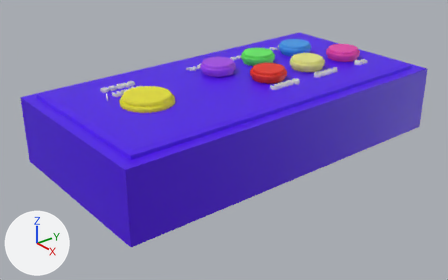
One commit to the Blender file untitled.blend: the scene before it, then after it.
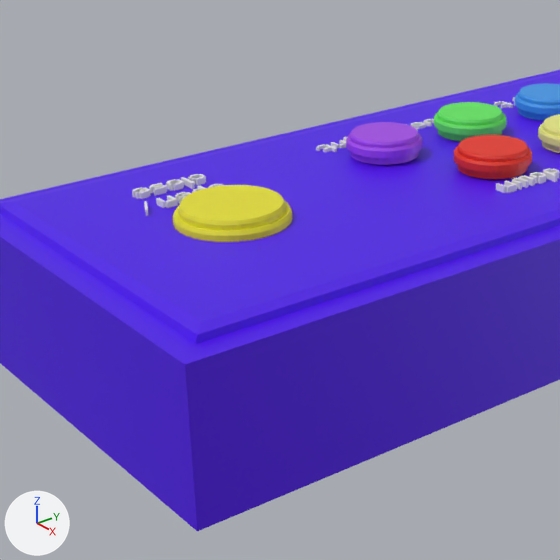
Each version appears first whole from a 50 mm camera at (0.506, -1.133, 0.774) aimed at (-0.824, -0.056, -0.012), and next in a close-up on the part from 9% to 67% of the width and 0% to 93% of the height. The lights are fixed; the arrows at lower left show +X, +Y and +Z.

In view in the first close-up: 'Text.001', 'Text.003', 'button options.001', 'button options.003', 'button options.004', 'button options.005', 'button options.006', 'help base'.
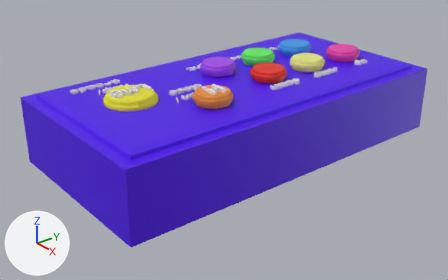
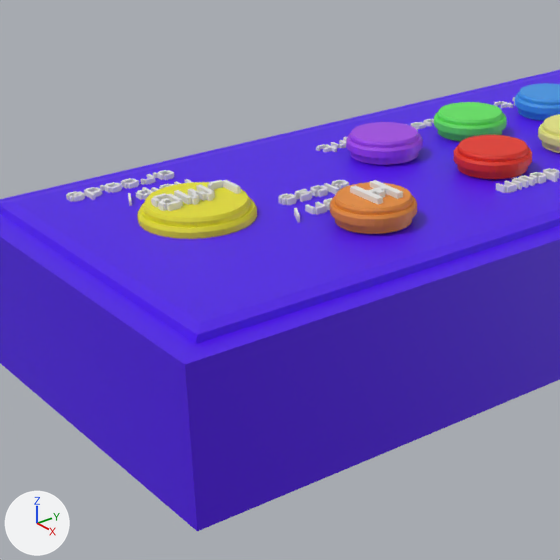
What the commit changed:
Material 'Material.001' (mat_material_001) is new.
Its base color is (0.8, 0.262, 0.0363) (orange #e78c36).
Mesh me_text_009 is new.
It has 128 vertices, 124 faces and spans x 0.018..0.127, y 0.005..0.044, z -0.207..-0.02.
Mesh me_text_008 is new.
It has 32 vertices, 44 faces and spans x 0.005..0.045, y -0.008..0.047, z -0.335..-0.124.
Mesh me_text_007 is new.
It has 352 vertices, 500 faces and spans x 0.003..0.156, y -0.051..0.027, z -0.151..-0.011.
Mesh me_cylinder_001 is new.
It has 256 vertices, 226 faces and spans x -0.168..0.168, y -0.168..0.168, z -0.05..0.05.
It uses material mat_material_001 (orange #e78c36).
Object 'button options.005' (ob_button_options_005) moves from (-0.833, -0.312, 0.17) to (-0.87, -0.341, 0.17).
Object 'Text.001' (ob_text_001) moves from (-0.939, -0.262, 0.178) to (-0.8, -0.127, 0.178).
Object 'Text.009' (ob_text_009) is new; it shows me_text_009.
Its location is (-0.898, -0.268, 0.221).
Its rotation in degrees is (0, 0, -90).
Object 'Text.008' (ob_text_008) is new; it shows me_text_008.
Its location is (-0.737, -0.15, 0.335).
Its rotation in degrees is (0, 0, -90).
Object 'Text.007' (ob_text_007) is new; it shows me_text_007.
Its location is (-0.984, -0.285, 0.187).
Its rotation in degrees is (0, 0, -90).
Object 'button options.007' (ob_button_options_007) is new; it shows me_cylinder_001.
Its location is (-0.719, -0.179, 0.188).
Its rotation in degrees is (0, 0, 19).
Its scale is (0.323, 0.323, 0.323).

What differs and where, as boxes [x1, y1, x2, y2] in the close-ups (560 x 560 px):
'button options.005', moved: before [173, 185, 293, 242]; after [137, 182, 257, 239]
'button options.007', added (orange): after [330, 182, 417, 234]
'Text.001', moved: before [132, 174, 223, 216]; after [278, 180, 349, 223]
'Text.007', added: after [66, 170, 192, 206]
'Text.009', added: after [151, 180, 241, 211]
'Text.008', added: after [350, 180, 403, 204]
